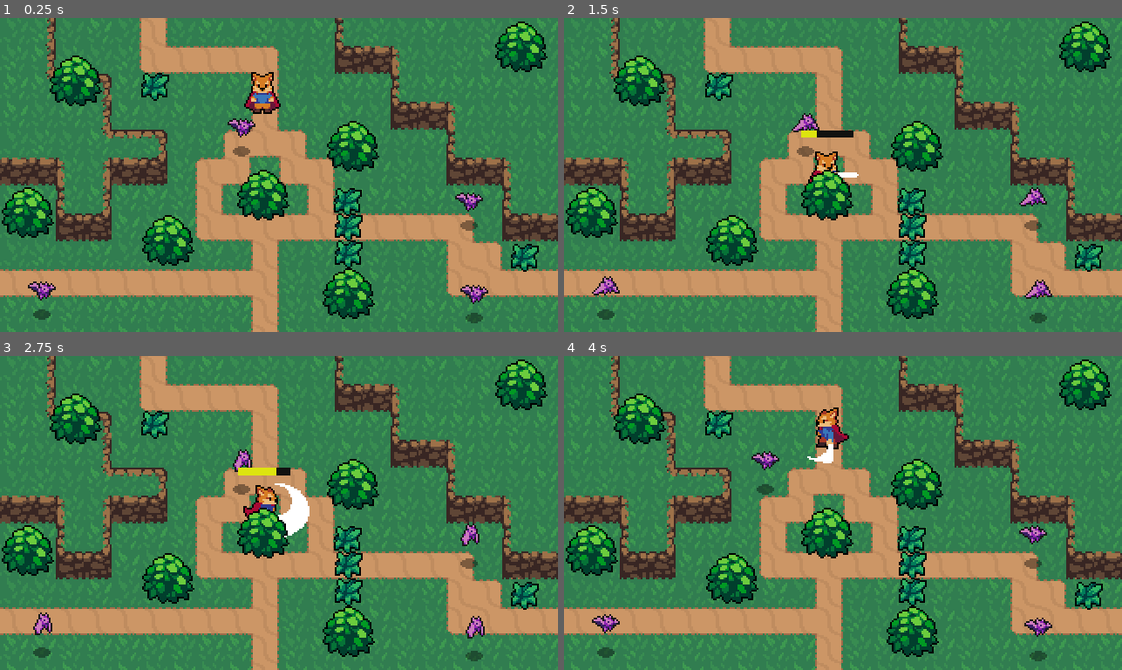
Above: before the commit, frames 1-4 (two rows, left to right).
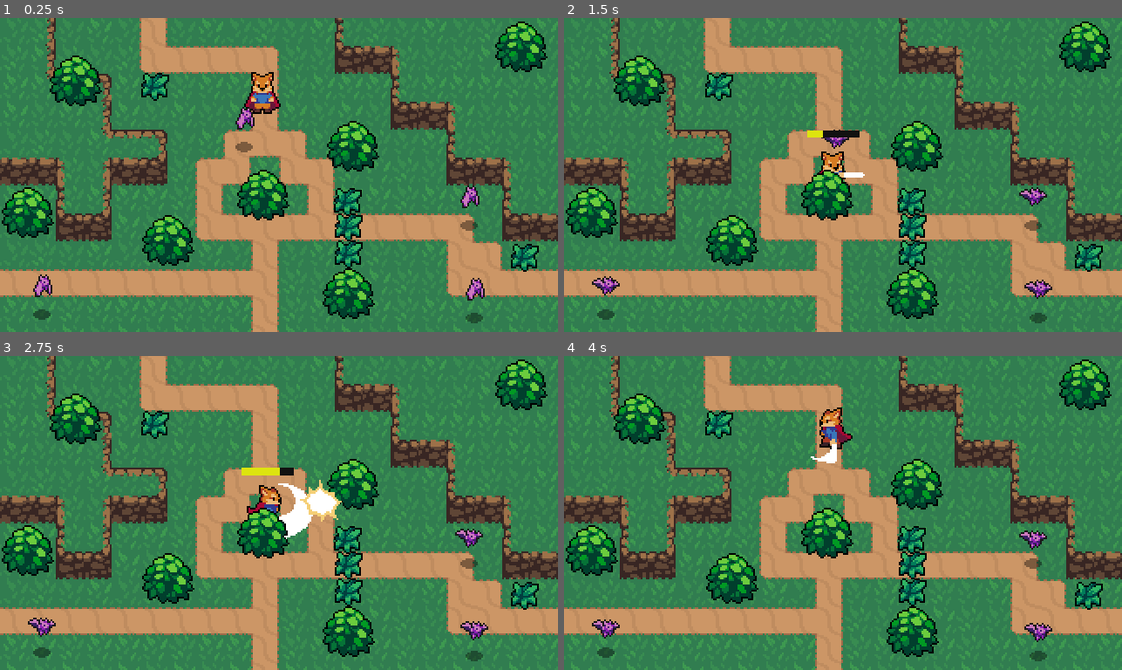
Above: after the commit, the same moments.

Repository: j-rodriguez99/Godot_ActionRPG
Game: Godot game, scene res://World.tscn
Same seed, same stepped clock (60 frames per second), same inputs: the game is played once before the commit and once after it.
Inputs:
- Up to frame 1 (0.25 s): no input
- Up to frame 2 (1.5 s): tap Enter (ui_accept) at 0.5, 0.77 s; hold D (Right) 0.53-1.28 s; hold F (Attack) 0.53-1.28 s; hold S (Down) from 1.28 s (still down); tap F (Attack) at 1.35 s
- Up to frame 3 (2.75 s): tap Enter (ui_accept) at 1.52 s; release S (Down) at 2.03 s; hold D (Right) from 2.03 s (still down); hold F (Attack) from 2.03 s (still down)
- Up to frame 4 (4 s): release D (Right) at 2.78 s; release F (Attack) at 2.78 s; hold W (Up) 2.78-3.53 s; tap F (Attack) at 2.85 s; tap Enter (ui_accept) at 3.02, 3.77 s; hold A (Left) from 3.53 s (still down); hold F (Attack) from 3.53 s (still down)

The runs differ from the first frame. In frame 1, 0.9% of the frame differs, in the area x 5-88%, y 28-92%; in frame 2, 1.1%; in frame 3, 1.8%, in the area x 5-88%, y 29-91%; in frame 4, 1.5%.

Commit message:
bat chase ai

Diff:
--- a/Bat.gd
+++ b/Bat.gd
@@ -3,8 +3,13 @@
 var knockback : Vector2 = Vector2(0,1)
 onready var stats : Node = $Stats
 const Bat_death_effect = preload("res://Effects/BatDeathEffect.tscn")
-var player = null
-var  state = CHASE
+
+var player
+var velocity = Vector2.ZERO
+var  state = IDLE
+
+const MAX_SPEED = 110
+var player_direction
 
 enum {
 	IDLE,
@@ -17,6 +22,16 @@
 	knockback = knockback.move_toward(Vector2.ZERO, delta * 100)
 	knockback = move_and_slide(knockback)
 
+	match state:
+		IDLE:
+			velocity = velocity.move_toward(Vector2.ZERO, delta * 100)
+		WANDER:
+			pass
+		CHASE:
+			player_direction = global_position.direction_to(player.global_position)
+			velocity = velocity.move_toward(MAX_SPEED * player_direction, delta * 100)
+
+	velocity = move_and_slide(velocity)
 
 
 func _on_Hurtbox_area_entered(area: Area2D) -> void:
@@ -35,3 +50,9 @@
 
 func player_identified(body):
 	player = body
+	state = CHASE
+
+
+func player_lost(_body):
+	player = null
+	state = IDLE
--- a/DetectPlayerZone.gd
+++ b/DetectPlayerZone.gd
@@ -1,6 +1,6 @@
 extends Area2D
-
 
 func _ready():
 	var  parent = get_parent()
 	assert(connect("body_entered", parent, "player_identified")==0)
+	assert(connect("body_exited", parent, "player_lost")==0)
--- a/Enemies/Bat.tscn
+++ b/Enemies/Bat.tscn
@@ -43,7 +43,7 @@
 height = 12.0
 
 [sub_resource type="CircleShape2D" id=9]
-radius = 49.1767
+radius = 43.885
 
 [node name="Bat" type="KinematicBody2D"]
 script = ExtResource( 1 )
@@ -51,7 +51,7 @@
 [node name="AnimatedSprite" type="AnimatedSprite" parent="."]
 frames = SubResource( 6 )
 animation = "Fly"
-frame = 2
+frame = 4
 playing = true
 offset = Vector2( 0, -12 )
 
@@ -76,6 +76,7 @@
 [node name="DetectPlayerZone" parent="." instance=ExtResource( 6 )]
 
 [node name="CollisionShape2D" parent="DetectPlayerZone" index="0"]
+position = Vector2( 0, -8 )
 shape = SubResource( 9 )
 
 [connection signal="area_entered" from="Hurtbox" to="." method="_on_Hurtbox_area_entered"]
